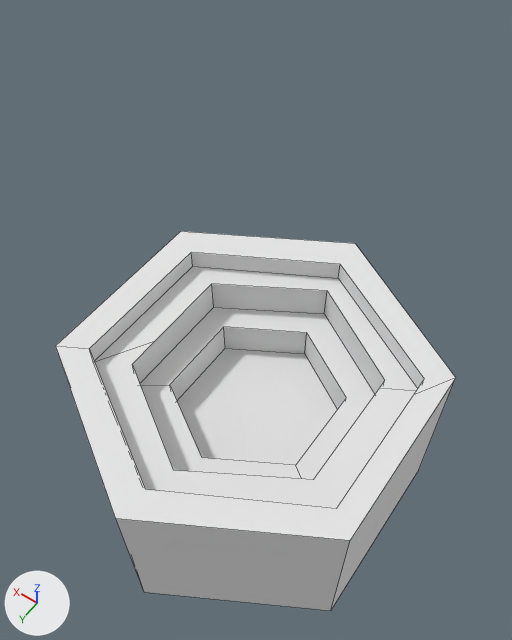
What one commit did to the Blender file Assets/Resources/Meshes/Tiles/quarry01.blend.
Rendered twice from a 50 mm lens placed at (-0.594, 0.815, 1.457), pointed at (0.012, -0.033, 0.124). Every picture has the same lights, and +X, +Y and +Z are marked at lower left. Mesh edges are drawn as thin lines.

The scene before the commit, as lines of its bpy script (objects in view):
```python
me_cylinder_002 = bpy.data.meshes.new('Cylinder.002')
me_cylinder_002.from_pydata(...)  # 51 vertices, 32 faces; spans x -0.433..0.433, y -0.5..0.5, z -0.25..0.25
# faces by material slot: [2, 13, 17]
me_cylinder_002.materials.append(mat_top)  # white #e7e7e7
me_cylinder_002.materials.append(mat_base)  # white #e7e7e7
me_cylinder_002.materials.append(mat_inside)  # white #e7e7e7
ob_cylinder = bpy.data.objects.new('Cylinder', me_cylinder_002)
ob_cylinder.location = (0.0, 0.0, -0.25)
```
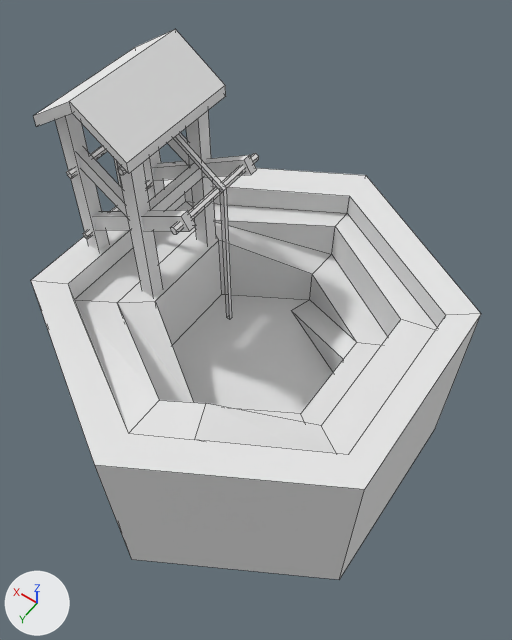
Pixel boxes [x1, y1, x2, y2] of what changed, in the pictures (512 x 640 px):
'Cylinder', reshaped, moved (12% wider, 45% taller)
    before: [56, 231, 456, 611]
    after: [31, 29, 481, 580]
part 1 of me_cylinder_002, added
    after: [114, 159, 122, 188]
part 2 of me_cylinder_002, added
    after: [83, 181, 151, 239]
part 3 of me_cylinder_002, added
    after: [117, 166, 127, 175]
part 4 of me_cylinder_002, added
    after: [66, 146, 107, 178]
part 5 of me_cylinder_002, added
    after: [171, 153, 259, 234]
part 6 of me_cylinder_002, built on
    before: [56, 231, 456, 540]
    after: [31, 29, 481, 489]

The change, as a list of edits to the scene's bpy script:
```text
Add mat_roof:
    mat_roof = diffuse_material('Roof')
    mat_roof.base_color = (0.8, 0.8, 0.8)  # white #e7e7e7
Add mat_rope:
    mat_rope = diffuse_material('Rope')
    mat_rope.base_color = (0.8, 0.8, 0.8)  # white #e7e7e7
Add mat_wood:
    mat_wood = diffuse_material('Wood')
    mat_wood.base_color = (0.8, 0.8, 0.8)  # white #e7e7e7
Change me_cylinder_002:
    used by ob_cylinder; location = (0.0, 0.0, -0.25)
    remove me_cylinder_002.from_pydata(...)  # 51 vertices, 32 faces; spans x -0.433..0.433, y -0.5..0.5, z -0.25..0.25
    add me_cylinder_002.from_pydata(...)  # 213 vertices, 162 faces; spans x -0.433..0.433, y -0.5..0.5, z -0.25..0.696
    me_cylinder_002 part 1: a new loose piece, a box spanning x 0.3925..0.4025, y -0.0414..-0.0314, z 0.2903..0.4906, in mat_rope (white #e7e7e7)
    me_cylinder_002 part 2: a new loose piece, a 6-sided cylinder along y spanning x 0.38..0.395, y -0.166..0.108, z 0.292..0.309, in mat_wood (white #e7e7e7)
    me_cylinder_002 part 3: a new loose piece, a 6-sided cylinder along y spanning x 0.22..0.235, y -0.166..0.108, z 0.559..0.576, in mat_wood (white #e7e7e7)
    me_cylinder_002 part 4: a new loose piece, a 6-sided cylinder along y spanning x 0.38..0.395, y -0.166..0.108, z 0.471..0.488, in mat_wood (white #e7e7e7)
    me_cylinder_002 part 5: a new loose piece, a 6-sided cylinder along y spanning x 0.1..0.115, y -0.166..0.108, z 0.471..0.488, in mat_wood (white #e7e7e7)
    me_cylinder_002 part 6
    10 vertices are removed from x -0.372..0.271, y -0.182..0.413, z -0.015..0.25
    20 faces are deleted
    66 vertices are added at x -0.206..0.432, y -0.202..0.351, z -0.085..0.696
    16 new vertices lie (0.0, 0.034, 0.0) away from vertices in x 0.213..0.406, y -0.145..0.06, z -0.085..0.635
    16 new vertices lie (0.0, 0.02, 0.0) away from vertices in x 0.085..0.402, y -0.138..0.067, z 0.307..0.533
    12 new vertices lie (0.0, 0.01, 0.0) away from vertices in x 0.09..0.401, y -0.041, z 0.069..0.588
    6 new vertices lie (0.0, 0.297, 0.0) away from vertices in x 0.19..0.432, y -0.175, z 0.59..0.696
    12 new faces join them, mat_rope (white #e7e7e7)
    11 new faces join them, mat_top (white #e7e7e7)
    51 new faces join them, mat_wood (white #e7e7e7)
    25 new faces join them, mat_inside (white #e7e7e7)
    3 new faces join them, mat_base (white #e7e7e7)
    10 new faces join them, mat_roof (white #e7e7e7)
    add me_cylinder_002.materials.append(mat_rope)  # white #e7e7e7
    add me_cylinder_002.materials.append(mat_roof)  # white #e7e7e7
    add me_cylinder_002.materials.append(mat_wood)  # white #e7e7e7
Change ob_cylinder:
    ob_cylinder.location: (0.0, 0.0, -0.25) -> (0.0, 0.0, 0.0)
```
